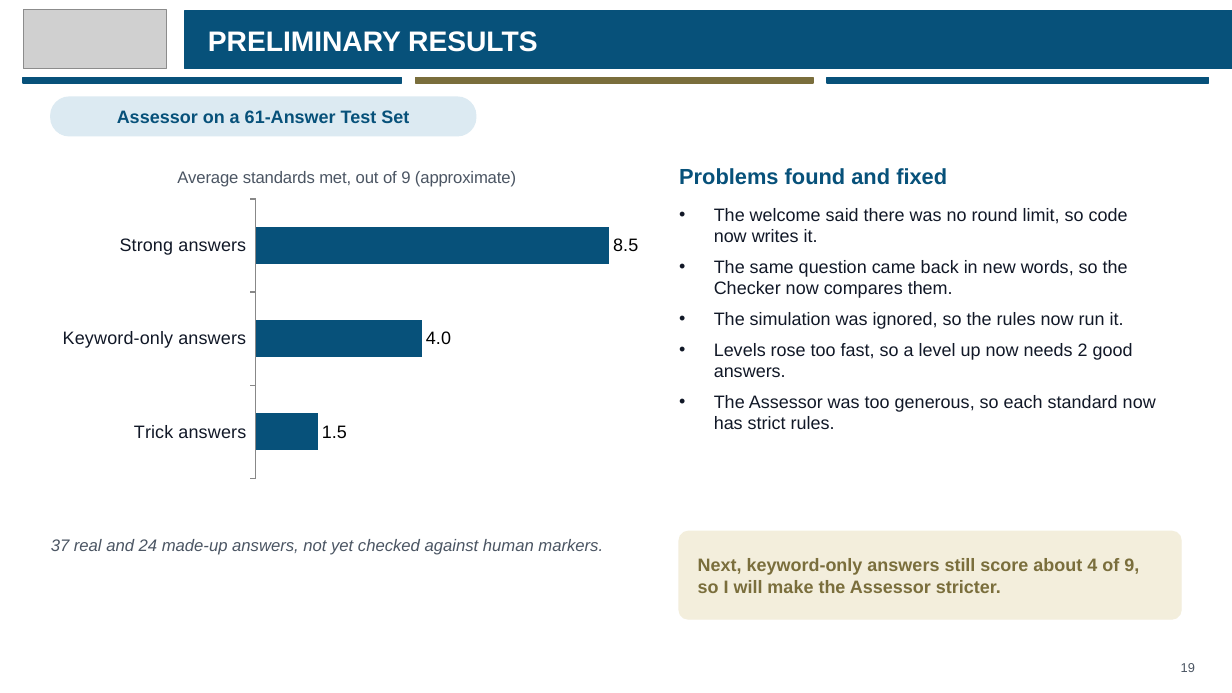
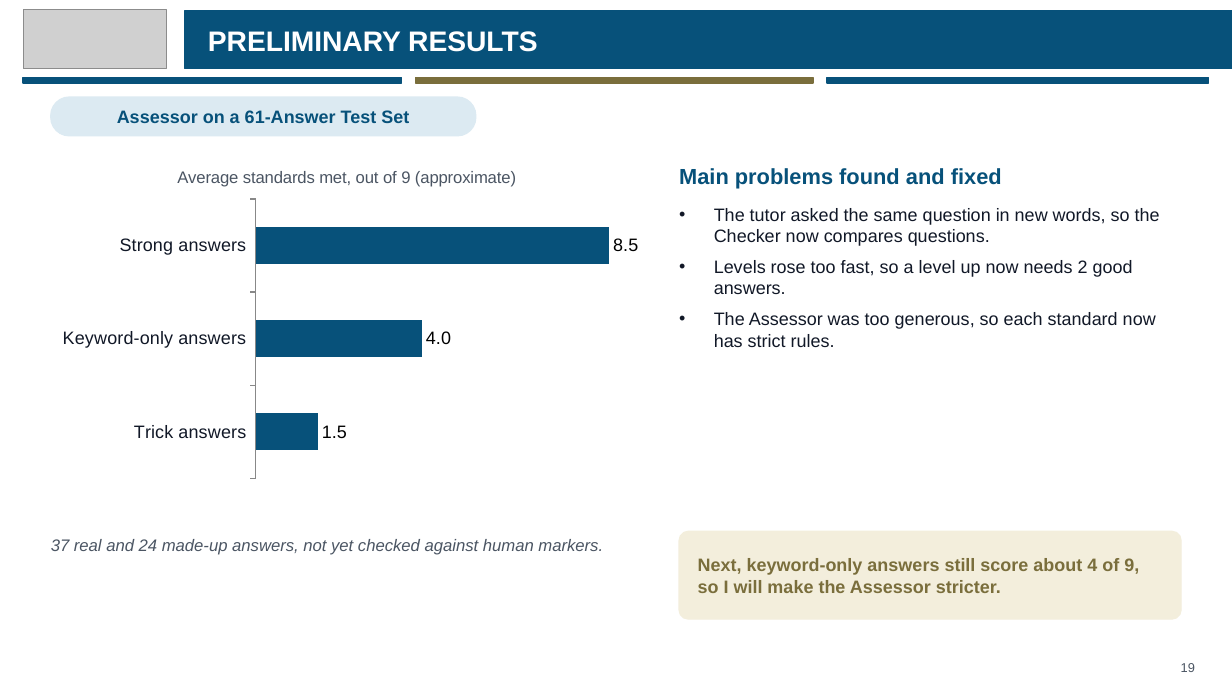
Before and after one commit to eusoffamir/Socratic-AI, a slide deck: slide 19 of docs/defence/Socratic AI Proposal Defence.pptx. Drawn at 1232x693 pixels with LibreOffice and Linux fonts; fonts in the diff are those of the drawing; grey boxes stand for pictures. Boxes give left, top, right and bottom in pixels: in the first picture for what was removed or moved away, otherwise in the second. Text is boxed around its words. In the diff, an @@ line names an element or a change of style, - is before the commit and + after.

```diff
--- a/docs/defence/Socratic AI Proposal Defence.pptx
+++ b/docs/defence/Socratic AI Proposal Defence.pptx
@@ text at [679, 168, 1002, 189]: text changed @@
-Problems found and fixed
+Main problems found and fixed
@@ text at [714, 208, 1160, 246]: text changed @@
-• The welcome said there was no round limit, so code now writes it.
-• The same question came back in new words, so the Checker now compares them.
-• The simulation was ignored, so the rules now run it.
+• The tutor asked the same question in new words, so the Checker now compares questions.
```
Also in this commit, not shown: 1 other file.
